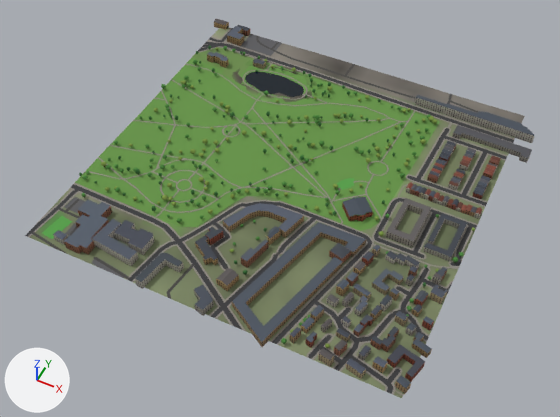
A saved change to the glTF model glasgow-subway/data/city/city_0_4.glb.
Camera for both pictures: a camera (50 mm lens) standing at (-3037.0, -415.0, 757.0) and looking at (-3346.0, 204.0, -16.0). The lights are fixed; the arrows at lower left show +X, +Y and +Z. The picture after the commit comes second. Where no turn or scale is listed for an object, it has been applied to the vertices. Vertices at exactly the same position are counted once.

Script lines for the objects in view, before the commit:
```python
ob_buildings_0_4 = bpy.data.objects.new('buildings_0_4', me_buildings_0_4)
ob_buildings_0_4.location = (-3341.0, 246.0, 16.0)
ob_green_0_4 = bpy.data.objects.new('green_0_4', me_green_0_4)
ob_green_0_4.location = (-3403.0, 228.0, 10.0)
ob_roads_0_4 = bpy.data.objects.new('roads_0_4', me_roads_0_4)
ob_roads_0_4.location = (-3350.0, 250.0, 11.0)
ob_water_0_4 = bpy.data.objects.new('water_0_4', me_water_0_4)
ob_water_0_4.location = (-3455.0, 402.0, 11.0)
# also in view: 'terrain_0_4' at (-3350.0, 250.0, 10.0)
```
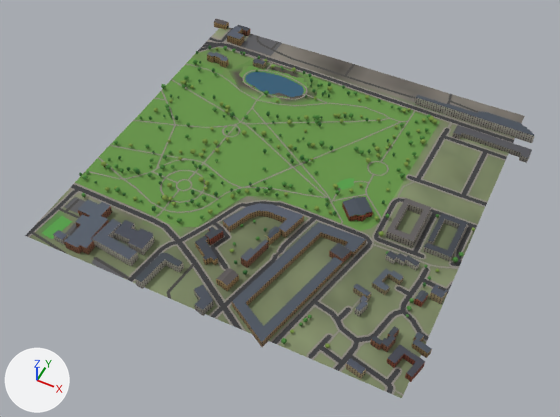
Boxes (x1, y1, x2, y2) around the edits, measured in the pictures (560 x 417 px):
'buildings_0_4', reshaped, moved: before (53, 19, 535, 394); after (53, 19, 535, 382)
'water_0_4', surface changed (lighter): (245, 72, 304, 97) in both
part 1 of me_buildings_0_4, deleted: before (289, 141, 501, 394)
part 2 of me_green_0_4, reshaped: before (228, 63, 319, 106); after (228, 66, 319, 106)

Patch to the scene script:
```diff
--- a/glasgow-subway/data/city/city_0_4.glb.py
+++ b/glasgow-subway/data/city/city_0_4.glb.py
@@ mat_mat_wall_stone @@
 n4.image = img_facade_tenement
+n5 = _N.new('ShaderNodeMapping'); n5.name = 'Mapping'
+n5.inputs[1].default_value = (0.0, -64.0, 0.0)  # 'Location'
+n5.inputs[3].default_value = (128.0, 128.0, 1.0)  # 'Scale'
+n6 = _N.new('ShaderNodeUVMap'); n6.name = 'UV Map'
+n6.uv_map = 'UVMap'
 _L.new(n0.outputs[0], n1.inputs[0])  # 'BSDF' to 'Surface'
@@ mat_mat_wall_stone @@
 n4 = _N.new('ShaderNodeTexImage'); n4.name = 'Image Texture'
 _L.new(n4.outputs[0], n2.inputs[6])  # 'Color' to 'A'
+_L.new(n5.outputs[0], n4.inputs[0])  # 'Vector' to 'Vector'
+_L.new(n6.outputs[0], n5.inputs[0])  # 'UV' to 'Vector'
@@ mat_mat_water @@
 n2 = _N.new('ShaderNodeMix'); n2.name = 'Mix'
 n2.inputs[0].default_value = 1.0  # 'Factor'
-n2.inputs[7].default_value = (0.0331, 0.0946, 0.133, 1.0)  # 'B', dark cyan #335766
+n2.inputs[7].default_value = (0.787, 0.89, 1.0, 1.0)  # 'B', pale blue #e5f2ff
 n3 = _N.new('ShaderNodeVertexColor'); n3.name = 'Color Attribute'
@@ me_buildings_0_4 @@
 # used by ob_buildings_0_4; location = (-3341.0, 246.0, 16.0)
-me_buildings_0_4.from_pydata(...)  # 2692 vertices, 3669 faces; spans x -269.0..269.0, y -256.0..256.0, z -9.0..9.0
+me_buildings_0_4.from_pydata(...)  # 659 vertices, 869 faces; spans x -269.0..269.0, y -256.0..256.0, z -8.0..8.0
+# me_buildings_0_4 part 1: 75 loose pieces with 1896 vertices, spanning x 104.0..245.0, y -246.0..149.0, z -9.0..9.0, are deleted
+# other edits to the shape of me_buildings_0_4 do not show in these pictures
 me_buildings_0_4.materials.append(mat_mat_wall_stone)
@@ me_green_0_4 @@
 # used by ob_green_0_4; location = (-3403.0, 228.0, 10.0)
-me_green_0_4.from_pydata(...)  # 734 vertices, 1238 faces; spans x -197.0..197.0, y -219.0..219.0, z -2.0..2.0
+me_green_0_4.from_pydata(...)  # 365 vertices, 500 faces; spans x -197.0..197.0, y -219.0..219.0, z -2.0..2.0
+# me_green_0_4 part 2: 3 vertices moved from x -121.0..181.0, y 14.0..143.0, z -1.0..0.0 to x -125.0..169.0, y 11.0..127.0, z 0.0; 504 vertices removed from x -186.0..186.0, y -117.0..207.0, z -2.0..1.0; 135 vertices added at x -176.0..174.0, y -107.0..196.0, z -2.0..1.0
 me_green_0_4.materials.append(mat_mat_green)
```
